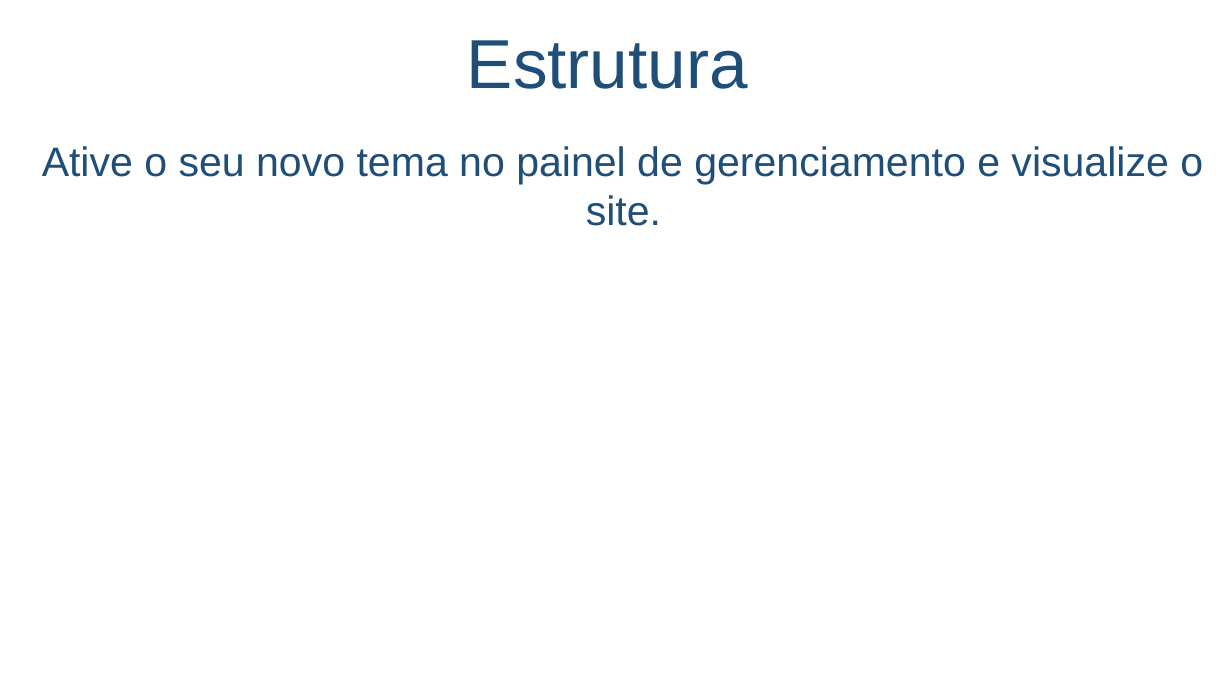
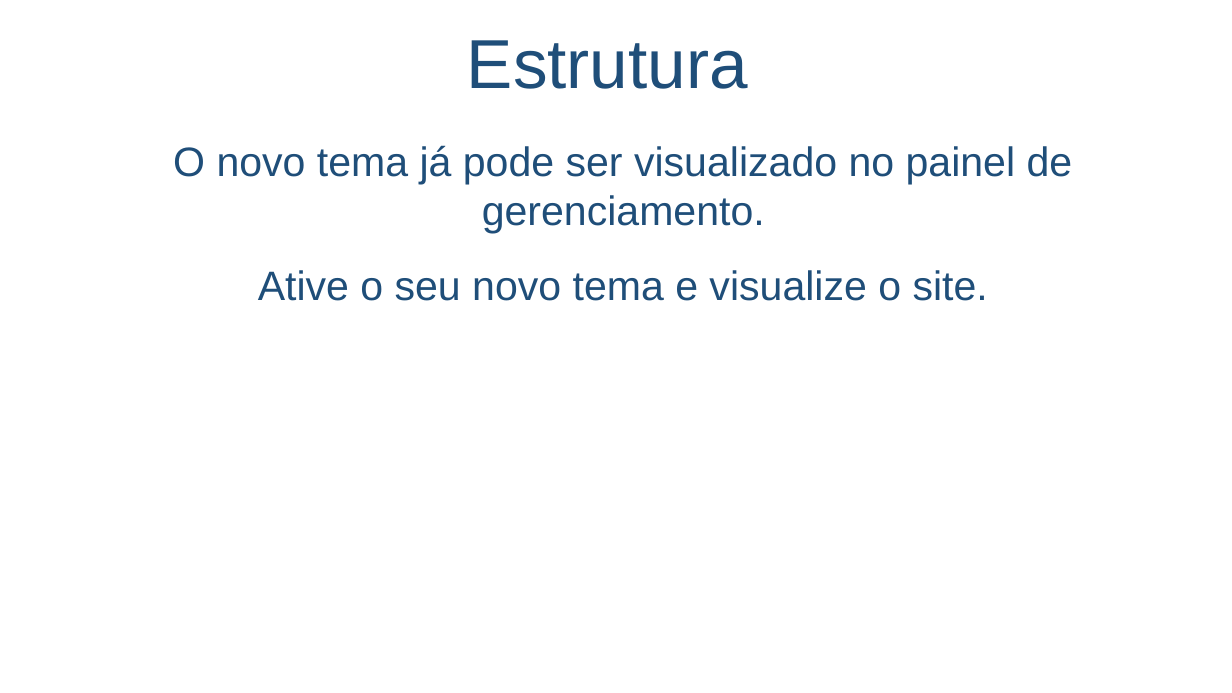
Before and after one commit to salmo-jr/public-slides, a slide deck: slide 5 of wordpress-como-criar-um-novo-tema.pptx (slide 4 before the commit). Drawn at 1232x693 pixels with LibreOffice and Linux fonts; fonts in the diff are those of the drawing; background and template pictures are left out. Boxes give left, top, right and bottom in pixels: in the first picture for what was removed or moved away, otherwise in the second. Text is boxed around its words. In the diff, an @@ line names an element or a change of style, - is before the commit and + after.

```diff
--- a/wordpress-como-criar-um-novo-tema.pptx
+++ b/wordpress-como-criar-um-novo-tema.pptx
@@ text at box(173, 145, 1073, 301): text changed @@
-Ative o seu novo tema no painel de gerenciamento e visualize o site.
+O novo tema já pode ser visualizado no painel de gerenciamento.
+Ative o seu novo tema e visualize o site.
```
Also in this commit, not shown: 7 other slides changed, 6 slides added.
